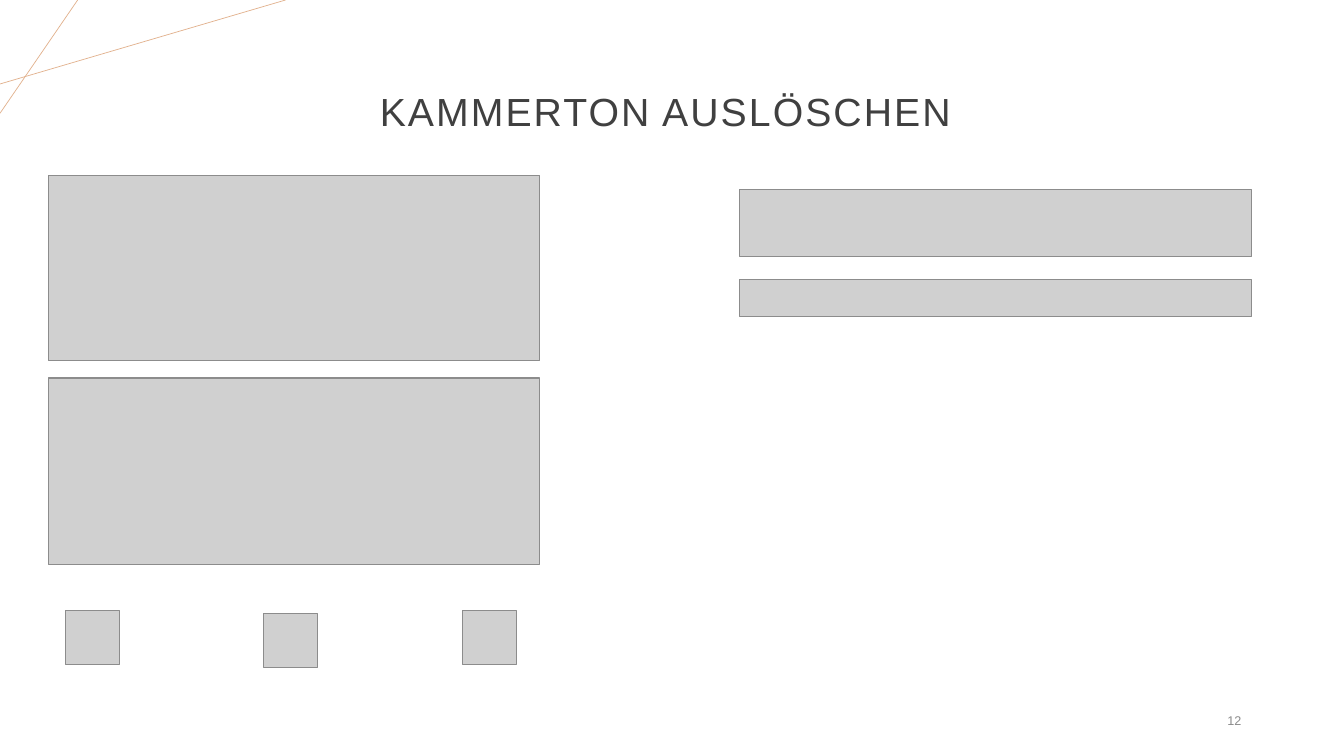
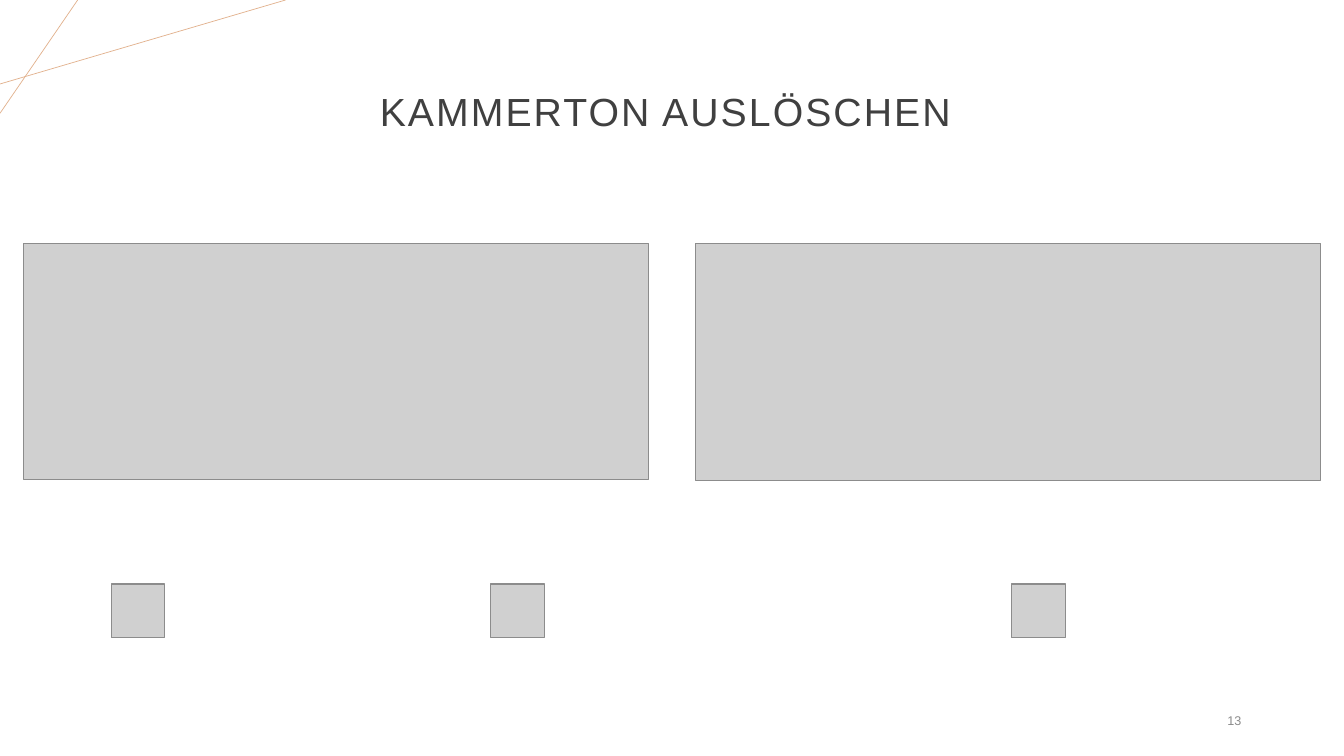
Before and after one commit to JoHoppe/LaborSprache, a slide deck: slide 13 of Digitale Sprachverarbeitung.pptx (slide 12 before the commit). Drawn at 1344x756 pixels with LibreOffice and Linux fonts; fonts in the diff are those of the drawing; grey boxes stand for pictures. Boxes give left, top, right and bottom in pixels: in the first picture for what was removed or moved away, otherwise in the second. Text is boxed around its words. In the diff, an @@ line names an element or a change of style, - is before the commit and + after.

```diff
--- a/Digitale Sprachverarbeitung.pptx
+++ b/Digitale Sprachverarbeitung.pptx
@@ picture removed at bbox=[740, 190, 1252, 257] @@
@@ picture: place and size @@
-picture at bbox=[48, 175, 540, 361]
+picture at bbox=[23, 243, 648, 479]
@@ picture: place and size @@
-picture at bbox=[48, 378, 540, 565]
+picture at bbox=[696, 243, 1321, 480]
@@ picture removed at bbox=[739, 279, 1251, 317] @@
@@ picture: place and size @@
-picture at bbox=[66, 611, 119, 664]
+picture at bbox=[111, 584, 164, 637]
@@ picture: place and size @@
-picture at bbox=[264, 614, 318, 667]
+picture at bbox=[491, 584, 544, 637]
@@ picture: place and size @@
-picture at bbox=[463, 611, 516, 664]
+picture at bbox=[1011, 584, 1065, 637]
@@ page number at bbox=[1227, 716, 1241, 725]: text changed @@
-12
+13
```
Also in this commit, not shown: 4 slides added, 3 slides removed, 2 other files.
